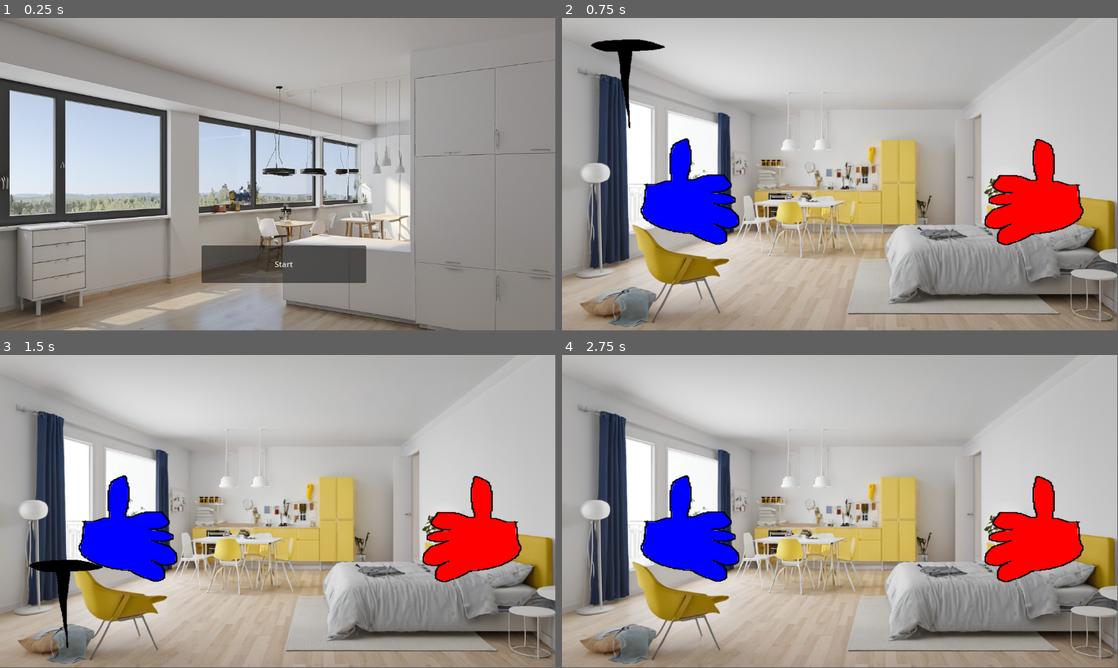
Above: before the commit, frames 1-4 (two rows, left to right).
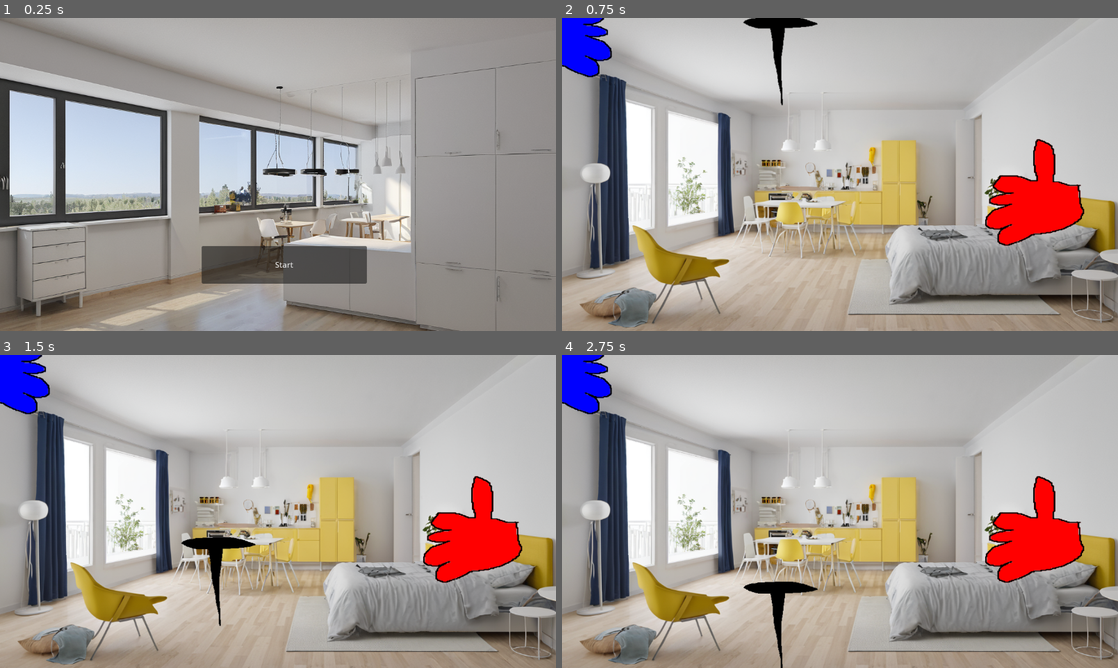
Above: after the commit, the same moments.

Repository: The-KTC/ikea_furniture_fun
Game: Godot game, scene res://start.tscn
Two runs of this game, one before a commit and one after it. Both use one fixed random seed, a clock stepped at 60 frames per second and the inputs below.
Inputs:
- Up to frame 1 (0.25 s): no input
- Up to frame 2 (0.75 s): click "Start" at 0.5 s
- Up to frame 3 (1.5 s): no input
- Up to frame 4 (2.75 s): tap Enter at 2 s
In our replay, the window is 799x449 before the commit and 800x450 after it. These sizes can differ from the game's own. Grey fills any space a smaller window leaves; there, only what the larger window draws over its background counts as a difference.

The runs differ from the first frame. In frame 1, 3.4% of the frame differs, in the area x 0-100%, y 14-100%; in frame 2, 9.2%, in the area x 0-100%, y 0-100%; in frame 3, 9.2%; in frame 4, 8.6%.

Commit message:
aah warum will das nicht :(

Diff:
--- a/hand.gd
+++ b/hand.gd
@@ -1,23 +1,16 @@
 extends Node
-var speed = 2
+var speed = 10
 var velocity = Vector2.ZERO
 @export var player = "P1"
-var aufnehmbar = false
-var object = null
+
+var inHand = null
+var HandOffset = Vector2.ZERO
 
 func _ready():
 	print("loaded, test")
 
 func _process(delta):
 	self.position += velocity * speed
-	if get_node("Area2D").get_overlapping_bodies().size()>0 && aufnehmbar:
-		var object = get_node("Area2D").get_overlapping_bodies()[0]
-		#print(object)
-		object.position = self.global_position
-		object.setGravity(false)
-	elif object!=null:
-		object.setGravity(true)
-
 
 
 func _input(event):
@@ -39,6 +32,14 @@
 	if event.is_action_released(player+"-Right"):
 		velocity+=Vector2(-1,0)
 
-	if event.is_action_pressed(player+"-Auf-UndAblegen"):
-		aufnehmbar= !aufnehmbar
-		print(aufnehmbar)
+	if event.is_action_pressed(player+"-Auf-UndAblegen") && get_node("Area2D").get_overlapping_bodies().size()>0 && inHand == null:
+		inHand = get_node("Area2D").get_overlapping_bodies()[0]
+		inHand.InHand()
+		HandOffset = self.global_position - inHand.global_position
+		inHand.get_parent().remove_child(inHand)
+		self.add_child(inHand)
+	elif event.is_action_pressed(player+"-Auf-UndAblegen") && inHand != null:
+		self.remove_child(inHand)
+		get_parent().add_child(inHand)
+		inHand.OutHand()
+		inHand = null
--- a/items.gd
+++ b/items.gd
@@ -12,6 +12,11 @@
 	# x-achse wird verringert
 	pass
 
-func setGravity(boolean):
-	self.gravity = boolean
+func InHand():
+	self.gravity_scale = 0
+	self.position.x = 0
 	print("Gravity switched?")
+
+func OutHand():
+	self.gravity_scale = 1
+	print("Gravity switched?")
--- a/level1.tscn
+++ b/level1.tscn
@@ -16,11 +16,11 @@
 
 [node name="Hand" parent="." instance=ExtResource("2_l44ch")]
 modulate = Color(0, 0, 1, 1)
-position = Vector2(276, 359)
+position = Vector2(11, 11)
 scale = Vector2(-1, 1)
 
 [node name="Nagel" parent="." instance=ExtResource("2_fnhkw")]
-position = Vector2(133, 125)
+position = Vector2(449, 77)
 disable_mode = 2
 
 [node name="Node" type="Node" parent="."]
@@ -48,4 +48,3 @@
 y_sort_enabled = true
 position = Vector2(-492, 649)
 shape = SubResource("WorldBoundaryShape2D_dwnrj")
-disabled = true
--- a/project.godot
+++ b/project.godot
@@ -14,6 +14,10 @@
 run/main_scene="res://start.tscn"
 config/features=PackedStringArray("4.2", "GL Compatibility")
 config/icon="res://icon.svg"
+
+[display]
+
+window/stretch/mode="viewport"
 
 [input]
 
